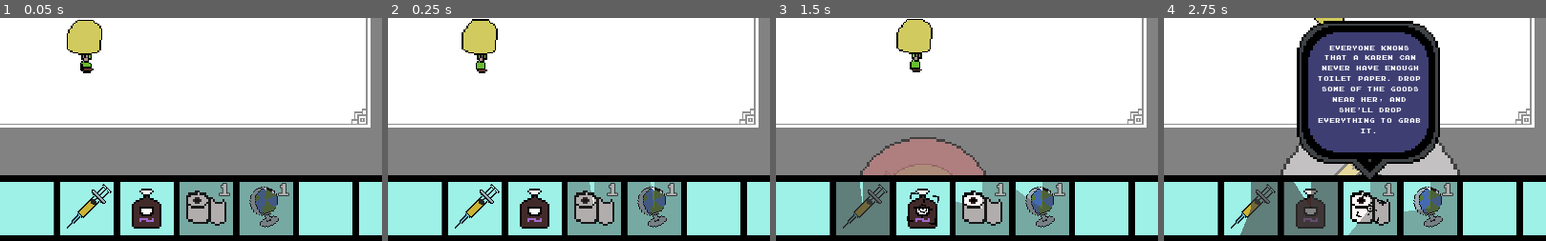
Above: before the commit, frames 1-4 (left to right).
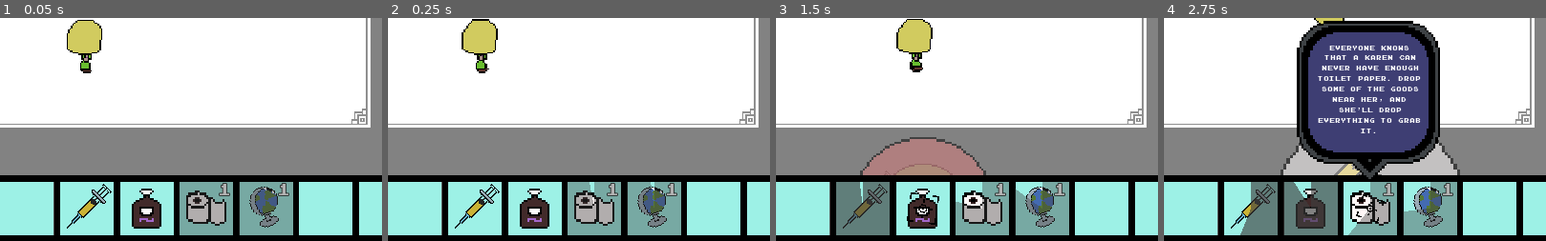
Above: after the commit, the same moments.

Repository: henryliuser/gmtk20
Game: Godot game, scene res://World/Camera2.tscn
The game is run twice, just before and just after one commit, with the same random seed, the same clock (stepped at 60 frames per second) and the same inputs. This scene is started directly instead of the project's main scene.
Inputs (mouse positions are % of the whole screen's width and height, from its top left):
- Up to frame 1 (0.05 s): no input
- Up to frame 2 (0.25 s): no input
- Up to frame 3 (1.5 s): move the mouse to (57, 93) at 0.52 s; hold 1 (cam_1) 0.53-1.28 s; click (57, 93) at 0.67 s; move the mouse to (64, 93) at 1.27 s; tap 2 (cam_2) at 1.35 s; click (64, 93) at 1.42 s
- Up to frame 4 (2.75 s): move the mouse to (72, 93) at 2.02 s; hold 3 (cam_3) from 2.03 s (still down); click (72, 93) at 2.17 s
The pictures show only the part of the screen within x 45-95%, y 50-100%; the shares and areas given below are measured in that part.

The runs differ from the first frame. In frame 1, less than 0.1% of the frame differs, in the area x 21-25%, y 20-24%; in frame 2, less than 0.1%; in frame 3, less than 0.1%; in frame 4, nothing differs.
Error after the commit: Invalid get index 'cam' (on base: 'Node2D'). (res://global/cursor.gd:47)

Commit message:
you can poke karen

Diff:
--- a/Characters/Karen.gd
+++ b/Characters/Karen.gd
@@ -10,7 +10,7 @@
 var notChasing = true
 var oilChasing = false
 var text
-var hp = 10
+var hp = 100.0
 onready var hpbar = get_node("../hpbar/poli/hpbar")
 onready var audio = get_node("../AudioStreamPlayer2D")
 onready var k = [load("res://Assets/SFX/kar1.wav"),
@@ -120,11 +120,12 @@
 	get_parent().queue_free()
 
 var hitstun = 0
-func hit(dmg, source, stun = 20):
+func hit(dmg, source, stun = 20, kb = 200):
 	hp -= dmg
-	hpbar.value = hp * 10
+	set_rage(rage+dmg/15.0)
+	hpbar.value = hp
 	hitstun = stun
-	velocity = source-global_position.normalized()*200
+	velocity = (global_position-source).normalized()*kb
 	audio.stream = hurts[randi()%4]
 	audio.pitch_scale = 0.75 + randf()/2 if audio.stream != hurts[1] else 1.5
 	audio.play()
--- a/Characters/Karen.tscn
+++ b/Characters/Karen.tscn
@@ -51,6 +51,7 @@
 position = Vector2( 200, 200 )
 
 [node name="Body" type="KinematicBody2D" parent="."]
+collision_layer = 3
 script = ExtResource( 1 )
 
 [node name="CollisionShape2D" type="CollisionShape2D" parent="Body"]
@@ -67,7 +68,7 @@
 scale = Vector2( 2, 2 )
 frames = SubResource( 2 )
 animation = "right"
-frame = 1
+frame = 2
 playing = true
 
 [node name="Tween" type="Tween" parent="Body"]
--- a/Characters/hpbar.gd
+++ b/Characters/hpbar.gd
@@ -9,6 +9,6 @@
 #		get_node("../Karen").global_position + Vector2(0, -60), 0.3)
 
 func _on_hpbar_value_changed(value):
-	$Tween.interpolate_property($poli, "value", $poli.value+15, value, 0.5,
+	$Tween.interpolate_property($poli, "value", $poli.value+5, value, 0.5,
 		Tween.TRANS_CUBIC, Tween.EASE_OUT)
 	$Tween.start()
--- a/Items/Vaccine.gd
+++ b/Items/Vaccine.gd
@@ -37,5 +37,5 @@
 
 func _on_hitbox_body_entered(body):
 	if is_instance_valid(body) and "rage" in body:
-		body.hit(2, global_position)
+		body.hit(20, global_position)
 		body.vax()
--- /dev/null
+++ b/Items/hitmarker.gd
@@ -0,0 +1,5 @@
+extends Sprite
+
+func _ready():
+	yield(get_tree().create_timer(0.7, false), "timeout")
+	queue_free()
--- /dev/null
+++ b/Items/hitmarker.tscn
@@ -0,0 +1,10 @@
+[gd_scene load_steps=3 format=2]
+
+[ext_resource path="res://Assets/hitmarker.png" type="Texture" id=1]
+[ext_resource path="res://Items/hitmarker.gd" type="Script" id=2]
+
+[node name="hitmarker" type="Sprite"]
+scale = Vector2( 2, 2 )
+z_index = 1
+texture = ExtResource( 1 )
+script = ExtResource( 2 )
--- /dev/null
+++ b/Items/jab.tscn
@@ -0,0 +1,15 @@
+[gd_scene load_steps=3 format=2]
+
+[ext_resource path="res://jab.gd" type="Script" id=1]
+
+[sub_resource type="CircleShape2D" id=1]
+radius = 5.0
+
+[node name="jab" type="Area2D"]
+collision_layer = 0
+collision_mask = 2147483650
+script = ExtResource( 1 )
+
+[node name="CollisionShape2D" type="CollisionShape2D" parent="."]
+shape = SubResource( 1 )
+[connection signal="body_entered" from="." to="." method="_on_jab_body_entered"]
--- a/Items/singularGlobe.gd
+++ b/Items/singularGlobe.gd
@@ -11,7 +11,7 @@
 
 func _on_Area2D_body_entered(body):
 	if body.has_method("hit"):
-		body.hit(5, global_position)
+		body.hit(40, global_position)
 
 func _on_Timer_timeout():
 	$Tween.interpolate_property(self, "modulate:a", 1, 0, 0.5)
--- a/global/Debug.tscn
+++ b/global/Debug.tscn
@@ -3,4 +3,5 @@
 [ext_resource path="res://global/Debug.gd" type="Script" id=1]
 
 [node name="Debug" type="Node"]
+pause_mode = 2
 script = ExtResource( 1 )
--- a/global/Global.gd
+++ b/global/Global.gd
@@ -1,4 +1,4 @@
-extends Node
+extends Node2D
 
 func bite(pos):
 	var b = load("res://Characters/bite.tscn").instance()
@@ -7,3 +7,11 @@
 
 func game_over():
 	get_tree().change_scene("res://global/LoseRetry.tscn")
+
+var hm = preload("res://Items/hitmarker.tscn")
+func hit(where):
+	var hit = hm.instance()
+	hit.position = where
+	get_tree().current_scene.add_child(hit)
+	print(hit.position)
+	$AudioStreamPlayer.play()
--- a/global/Global.tscn
+++ b/global/Global.tscn
@@ -1,6 +1,10 @@
-[gd_scene load_steps=2 format=2]
+[gd_scene load_steps=3 format=2]
 
 [ext_resource path="res://global/Global.gd" type="Script" id=1]
+[ext_resource path="res://Assets/SFX/hitmarker.wav" type="AudioStream" id=2]
 
-[node name="Global" type="Node"]
+[node name="Global" type="Node2D"]
 script = ExtResource( 1 )
+
+[node name="AudioStreamPlayer" type="AudioStreamPlayer" parent="."]
+stream = ExtResource( 2 )
--- a/global/cursor.gd
+++ b/global/cursor.gd
@@ -32,9 +32,9 @@
 	tw.start()
 	get_tree().current_scene.call_deferred("add_child", aoe)
 
-
+var j = preload("res://Items/jab.tscn")
+var jab_available = true
 func click():
-	print(global_position)
 	if !justSelected:
 		selected = false
 		scale = Vector2(3.5,3.5)
@@ -42,6 +42,13 @@
 		tw.interpolate_property(self, "scale", scale, og_scale, 0.2, Tween.TRANS_CUBIC, Tween.EASE_OUT)
 		tw.interpolate_property(self, "rotation", rotation, 0, 0.2, Tween.TRANS_CUBIC, Tween.EASE_OUT)
 		tw.start()
+	if HUD.visible and jab_available:
+		var jab = j.instance()
+		jab.position = global_position+get_tree().current_scene.cam.global_position-Vector2(512,300)
+		get_tree().current_scene.add_child(jab)
+		jab_available = false
+		yield(get_tree().create_timer(1, false), "timeout")
+		jab_available = true
 
 func white(really):
 	if really: $cursor2.show()
--- /dev/null
+++ b/jab.gd
@@ -0,0 +1,11 @@
+extends Area2D
+
+func _ready():
+	yield(get_tree().create_timer(0.1, false), "timeout")
+	queue_free()
+
+func _on_jab_body_entered(body):
+	if "rage" in body:
+		Global.hit(global_position)
+		body.hit(3, global_position, 2, 30)
+		queue_free()
Not shown, added: Assets/SFX/hitmarker.wav.import
Binary file added: Assets/hitmarker.png
Not shown, added: Assets/hitmarker.png.import
Not shown, added: Assets/SFX/hitmarker.wav
